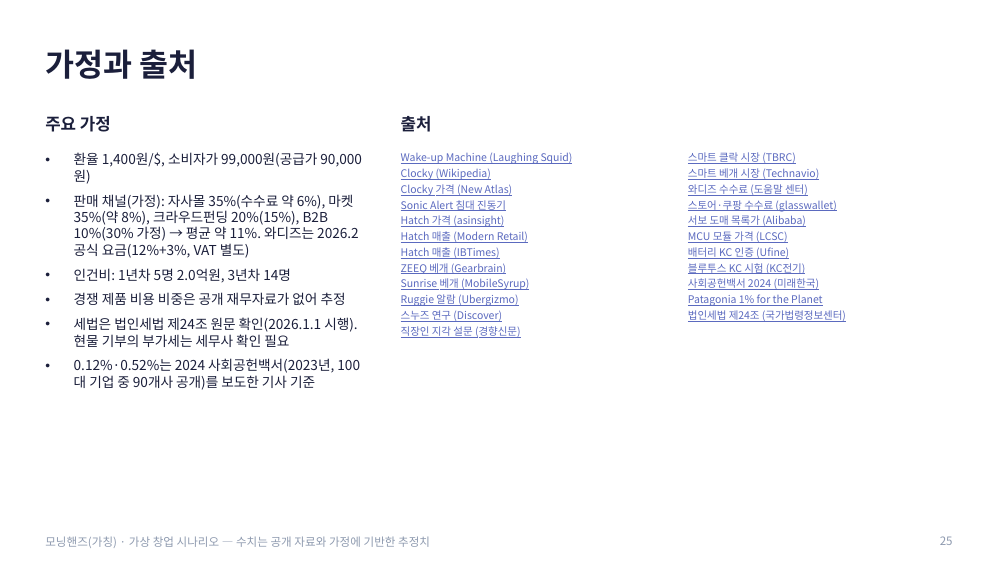
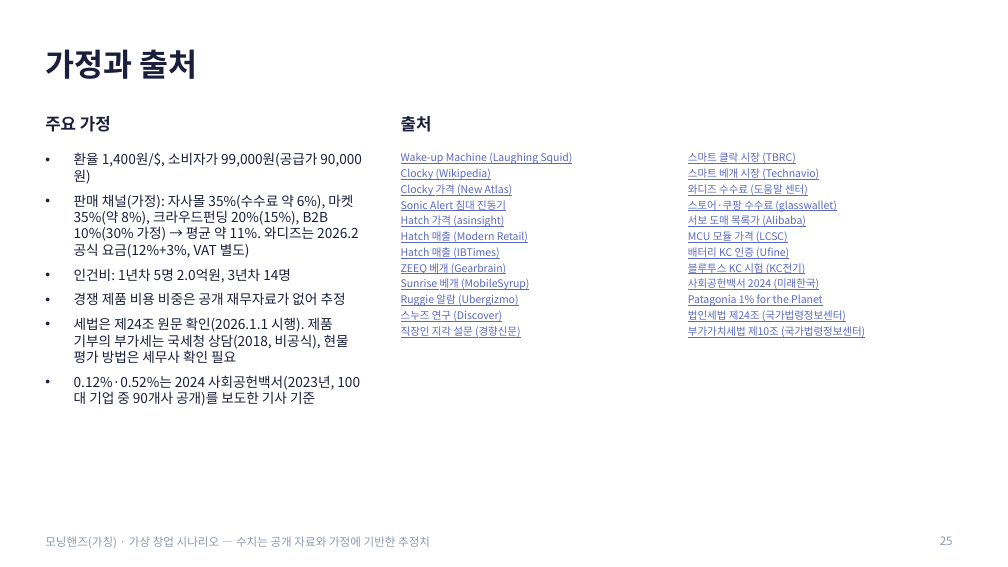
Before and after one commit to g975682-source/-, a slide deck: slide 25 of MorningHands_Business_Analysis.pptx. Drawn at 1008x567 pixels with LibreOffice and Linux fonts; fonts in the diff are those of the drawing. Boxes give left, top, right and bottom in pixels: in the first picture for what was removed or moved away, otherwise in the second. Text is boxed around its words. In the diff, an @@ line names an element or a change of style, - is before the commit and + after.

```diff
--- a/MorningHands_Business_Analysis.pptx
+++ b/MorningHands_Business_Analysis.pptx
@@ text at (x1=74, y1=317, x2=349, y2=363): text changed @@
-• 세법은 법인세법 제24조 원문 확인(2026.1.1 시행). 현물 기부의 부가세는 세무사 확인 필요
+• 세법은 제24조 원문 확인(2026.1.1 시행). 제품 기부의 부가세는 국세청 상담(2018, 비공식), 현물 평가 방법은 세무사 확인 필요
@@ text at (x1=688, y1=326, x2=865, y2=338): paragraph added @@
+부가가치세법 제10조 (국가법령정보센터)
```
Also in this commit, not shown: 2 other slides changed, 2 other files.
